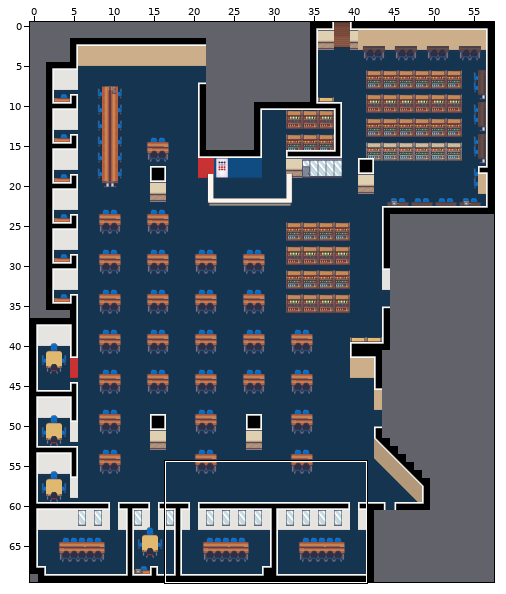
Two states of a Tiled map, LCB_Map/data/maps/main_2_library.tmx. The picture above shows the old version from afar; the outline marks the close-up.
Close-up. Before the edit:
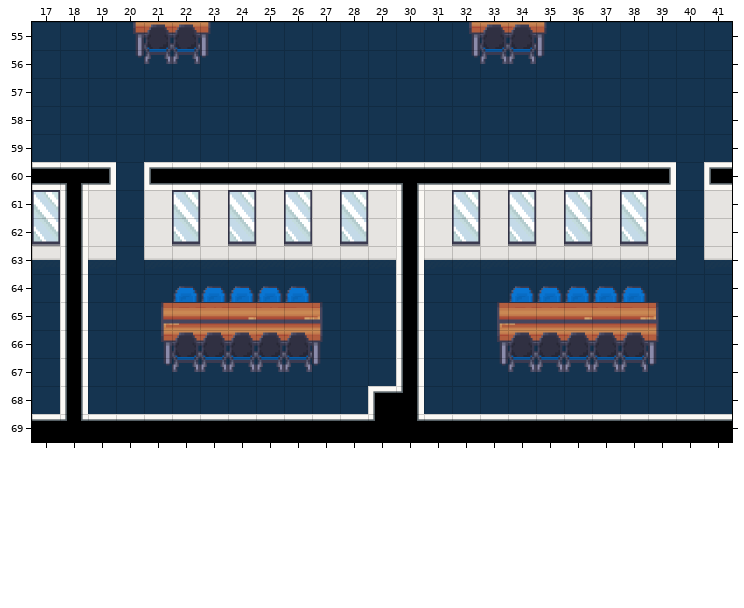
Cells are 64x64 px. Shown: x 17..41, y 55..69. The commit also changed other parts of the map, which this record leaves out.
And afterwards:
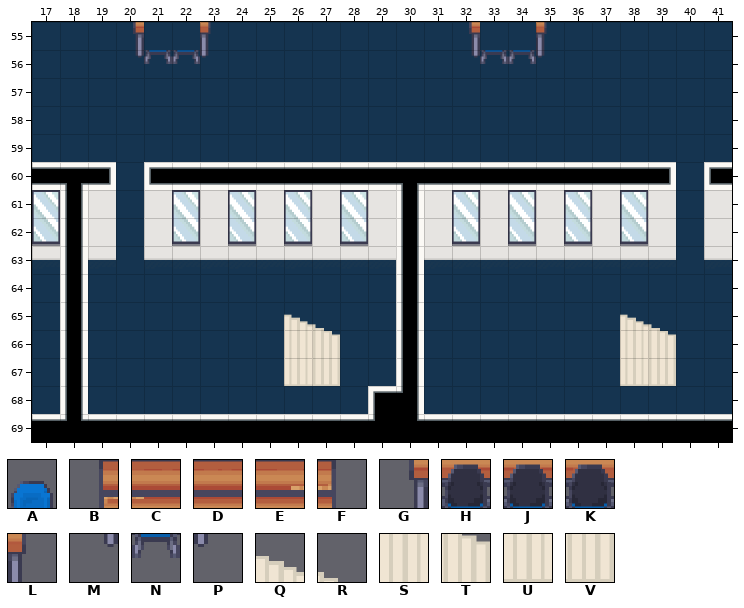
Key: from "LCB_furnishing": A 430, B 448, C 449, D 450, E 451, F 452, G 467, H 468, J 469, K 470, L 471, M 486, N 487, P 490, Q 719, R 720, S 738, T 739, U 757, V 758.
_ is an empty cell.
Edits made:
Layer "Furnishing":
y 55: x 21..22 HK -> __; x 33..34 HK -> __
y 64: x 22..26 AAAAA -> _____; x 34..38 AAAAA -> _____
y 65: x 21..27 BCDEDEF -> _____QR; x 33..39 BCDEDEF -> _____QR
y 66: x 21..27 GHJKJKL -> _____ST; x 33..39 GHJKJKL -> _____ST
y 67: x 21..27 MNNNNNP -> _____UV; x 33..39 MNNNNNP -> _____UV
Boxes around the changes in both close-ups, in picture pixels (x1, y1, x2, y2):
removed: (144, 22, 200, 50)
removed: (480, 22, 536, 50)
changed: (161, 286, 340, 386)
changed: (497, 286, 676, 386)
